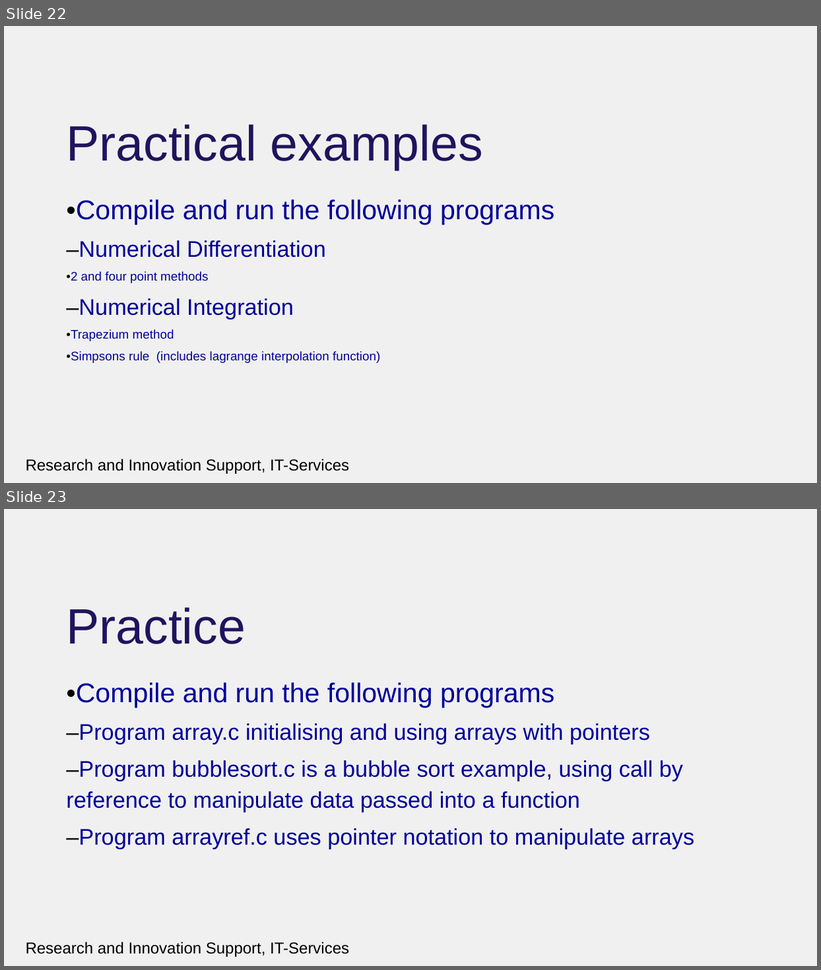
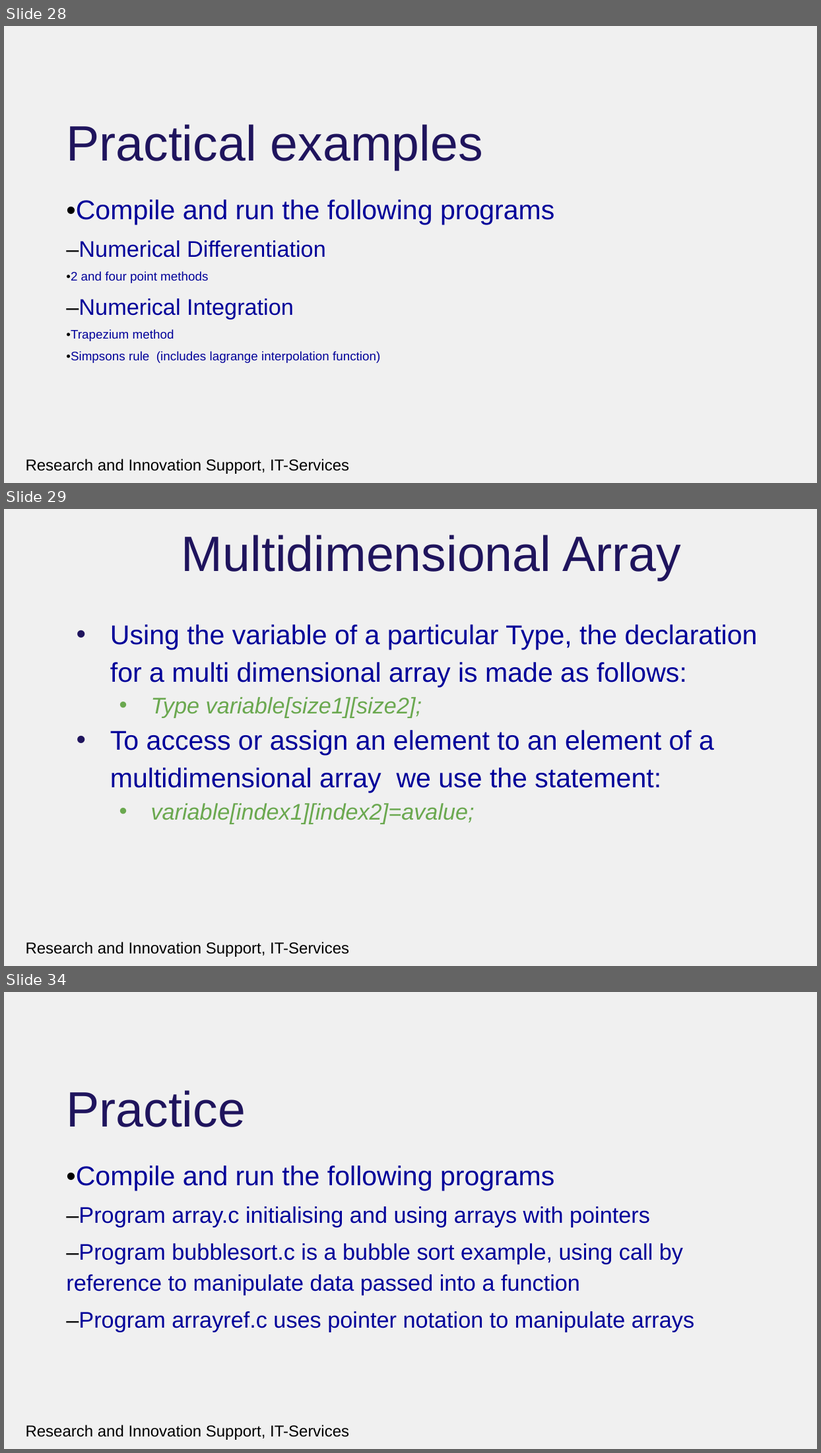
Before and after one commit to rcgsheffield/introc, a slide deck: archive/presentations/functionsandmemory.pptx. Shown one above the other, each under a label of ours: slides 22 and 23 before the commit, slides 28, 29 and 34 after it; the slides between them are not shown. The pictures are 821x970 and 821x1453 pixels, drawn with LibreOffice and Linux fonts; fonts in the diff are those of the drawing; background and template pictures are left out. Boxes give left, top, right and bottom in pixels: in the first picture for what was removed or moved away, otherwise in the second. Text is boxed around its words. In the diff, an @@ line names an element or a change of style, - is before the commit and + after.

```diff
--- a/archive/presentations/functionsandmemory.pptx
+++ b/archive/presentations/functionsandmemory.pptx
@@ slide 29 added at box(4, 509, 817, 966), background #F0F0F0; not listed: 1 template element that a slide beside it also shows @@
@@ title added at box(182, 535, 681, 581), 44 pt, text #1F145D @@
+Multidimensional Array
@@ text added at box(110, 625, 758, 824), 24 pt, text #000099 @@
+• Using the variable of a particular Type, the declaration for a multi dimensional array is made as follows:
+  • Type variable[size1][size2];
+• To access or assign an element to an element of a multidimensional array we use the statement:
+  • variable[index1][index2]=avalue;
@@ what was slide 22 is now slide 28 @@
@@ what was slide 23 is now slide 34 @@
```
Also in this commit, not shown: 1 slide changed, 16 other slides added, 7 slides removed, 31 other files.
